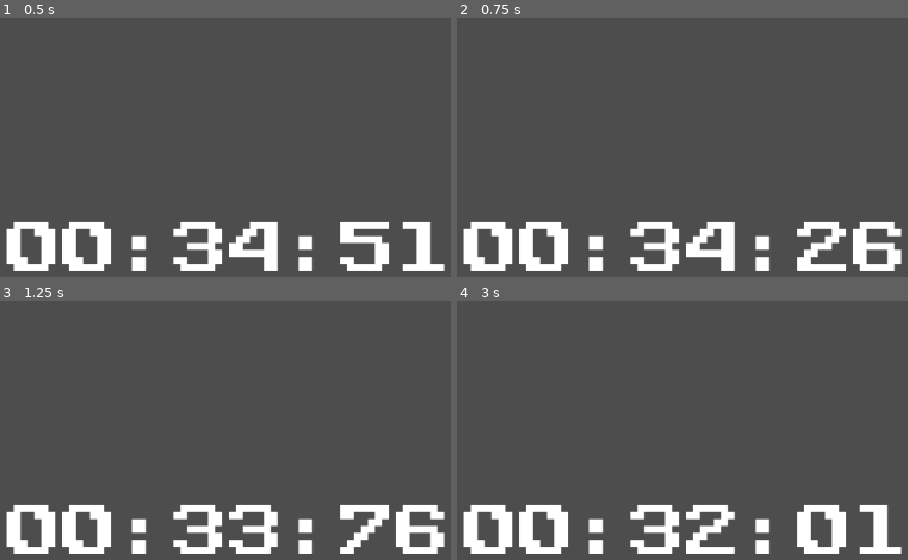
Above: before the commit, frames 1-4 (two rows, left to right).
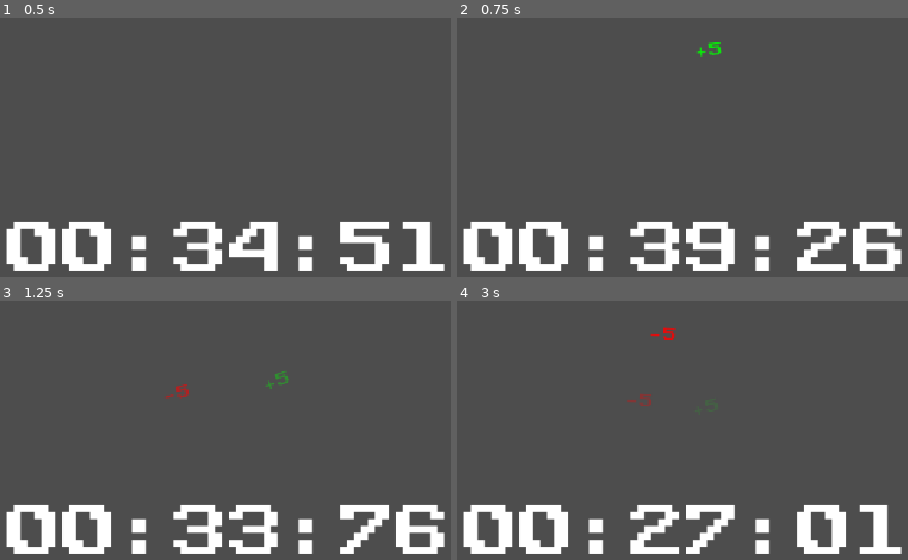
Above: after the commit, the same moments.

Repository: GameJam-NACRE/GMTK-2026
Game: Godot game, scene res://main.tscn
The game is run twice, just before and just after one commit, with the same random seed, the same clock (stepped at 60 frames per second) and the same inputs.
Inputs:
- Up to frame 1 (0.5 s): no input
- Up to frame 2 (0.75 s): tap Enter at 0.5 s; tap P at 0.6 s
- Up to frame 3 (1.25 s): tap O at 0.8 s
- Up to frame 4 (3 s): tap O at 1.35, 2.3, 2.85 s; tap P at 1.55, 2.1 s

Frame 1 is identical in both runs. In frame 2, 1.3% of the frame differs, in the area x 50-62%, y 9-98%; in frame 3, 0.2%; in frame 4, 1.3%, in the area x 37-62%, y 10-98%.

Commit message:
add animation for add and remove countdown signals + fix emit signal for end of intro transition

Diff:
--- /dev/null
+++ b/scenes/countdown/time_effect.tscn
@@ -0,0 +1,28 @@
+[gd_scene format=3 uid="uid://3rwucao7gwck"]
+
+[ext_resource type="Script" uid="uid://if516r3ffa2i" path="res://src/countdown/time_effect.gd" id="1_qsei7"]
+[ext_resource type="FontFile" uid="uid://doc3ynaivimmv" path="res://assets/fonts/PublicPixel-rv0pA.ttf" id="2_orpmy"]
+
+[node name="TimeEffect" type="Node2D" unique_id=1095217412]
+script = ExtResource("1_qsei7")
+float_height = 150.0
+arc_amplitude = 80.0
+min_rotation_range = -0.5
+max_rotation_range = 0.5
+
+[node name="Label" type="Label" parent="." unique_id=1532931654]
+anchors_preset = 8
+anchor_left = 0.5
+anchor_top = 0.5
+anchor_right = 0.5
+anchor_bottom = 0.5
+offset_left = -20.0
+offset_top = -11.5
+offset_right = 20.0
+offset_bottom = 11.5
+grow_horizontal = 2
+grow_vertical = 2
+theme_override_fonts/font = ExtResource("2_orpmy")
+theme_override_font_sizes/font_size = 20
+horizontal_alignment = 1
+vertical_alignment = 1
--- a/src/countdown/countdown.gd
+++ b/src/countdown/countdown.gd
@@ -14,6 +14,8 @@
 @onready var main_label: Label = $PanelContainer/Label
 @onready var intro_label: Label = $IntroLabel
 @onready var countdown: Timer = $Timer
+
+const TimeEffectScene = preload("res://scenes/countdown/time_effect.tscn")
 
 # Called when the node enters the scene tree for the first time.
 func _ready() -> void:
@@ -48,7 +50,7 @@
 
 	tween.tween_interval(intro_stay_time)
 
-	EventBus.intro_countdown_end.emit()
+	tween.chain().tween_callback(func(): EventBus.intro_countdown_end.emit())
 	tween.set_trans(Tween.TRANS_CUBIC).set_ease(Tween.EASE_IN_OUT)
 
 	tween.tween_property(intro_label, "position:y", intro_label.position.y - intro_fade_out_height, intro_fade_out_time)
@@ -67,12 +69,16 @@
 	if countdown.is_stopped():
 		return
 
+	_create_pop_up_effect(sec)
+
 	var new_time = countdown.time_left + sec
 	countdown.start(new_time)
 
 func _on_remove_time(sec: int) -> void:
 	if countdown.is_stopped():
 		return
+
+	_create_pop_up_effect(-sec)
 
 	var new_time = countdown.time_left - sec
 
@@ -81,3 +87,20 @@
 		_on_countdown_timeout()
 	else :
 		countdown.start(new_time)
+
+func _create_pop_up_effect(amount: int) -> void:
+	var effect = TimeEffectScene.instantiate()
+	get_tree().current_scene.add_child(effect)
+	effect.global_position = panel_container.global_position + (panel_container.size / 2.0)
+	effect.start(amount)
+
+
+
+
+func _unhandled_input(event: InputEvent) -> void:
+	push_warning("test input pour countdown a enlever")
+	if event is InputEventKey and event.pressed and not event.is_echo():
+		if event.keycode == KEY_P:
+			EventBus.add_time.emit(5)
+		if event.keycode == KEY_O:
+			EventBus.remove_time.emit(5)
--- /dev/null
+++ b/src/countdown/time_effect.gd
@@ -0,0 +1,46 @@
+extends Node2D
+
+@onready var label: Label = $Label
+
+@export var float_height: float = 80.0
+@export var arc_amplitude: float = 30.0
+@export var duration: float = 1.0
+@export var positive_color: Color = Color.GREEN
+@export var negative_color: Color = Color.RED
+@export var min_rotation_range: float = -0.2
+@export var max_rotation_range: float = 0.2
+
+func start(amount: int) -> void:
+	if amount > 0:
+		label.text = "+%d" % amount
+		label.modulate = positive_color
+	else:
+		label.text = "%d" % amount
+		label.modulate = negative_color
+
+	var tween = create_tween()
+
+	var target_y = position.y + float_height
+	tween.tween_property(self, "position:y", target_y, duration).set_trans(Tween.TRANS_QUAD).set_ease(Tween.EASE_OUT)
+
+	var side = 1 if amount > 0 else -1
+
+	var label_tween = create_tween()
+	label_tween.tween_property(label, "position:x", label.position.x + (arc_amplitude * side), duration / 2).set_trans(Tween.TRANS_SINE).set_ease(Tween.EASE_OUT)
+	label_tween.tween_property(label, "position:x", label.position.x, duration / 2).set_trans(Tween.TRANS_SINE).set_ease(Tween.EASE_IN)
+
+	tween.parallel().tween_property(self, "modulate:a", 0.0, duration).set_trans(Tween.TRANS_LINEAR).set_ease(Tween.EASE_IN)
+
+	var target_rotation = randf_range(min_rotation_range, max_rotation_range)
+	tween.parallel().tween_property(self, "rotation", target_rotation, duration).set_trans(Tween.TRANS_QUAD). set_ease(Tween.EASE_OUT)
+
+	tween.chain().tween_callback(queue_free)
+
+# Called when the node enters the scene tree for the first time.
+func _ready() -> void:
+	pass # Replace with function body.
+
+
+# Called every frame. 'delta' is the elapsed time since the previous frame.
+func _process(delta: float) -> void:
+	pass
Not shown, added: src/countdown/time_effect.gd.uid
